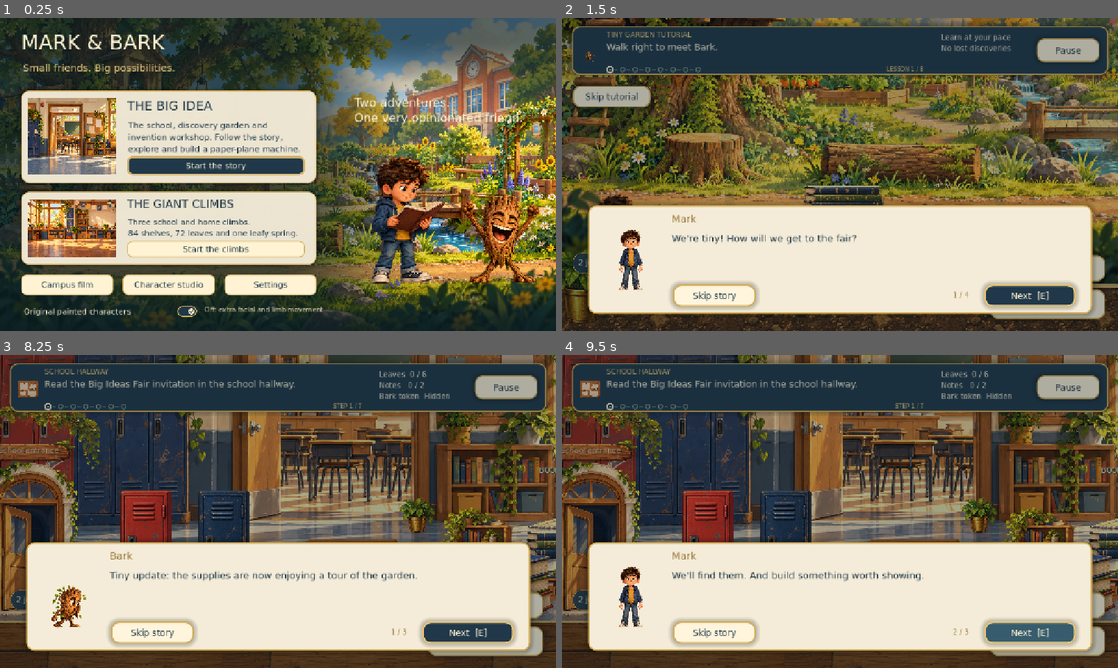
Above: before the commit, frames 1-4 (two rows, left to right).
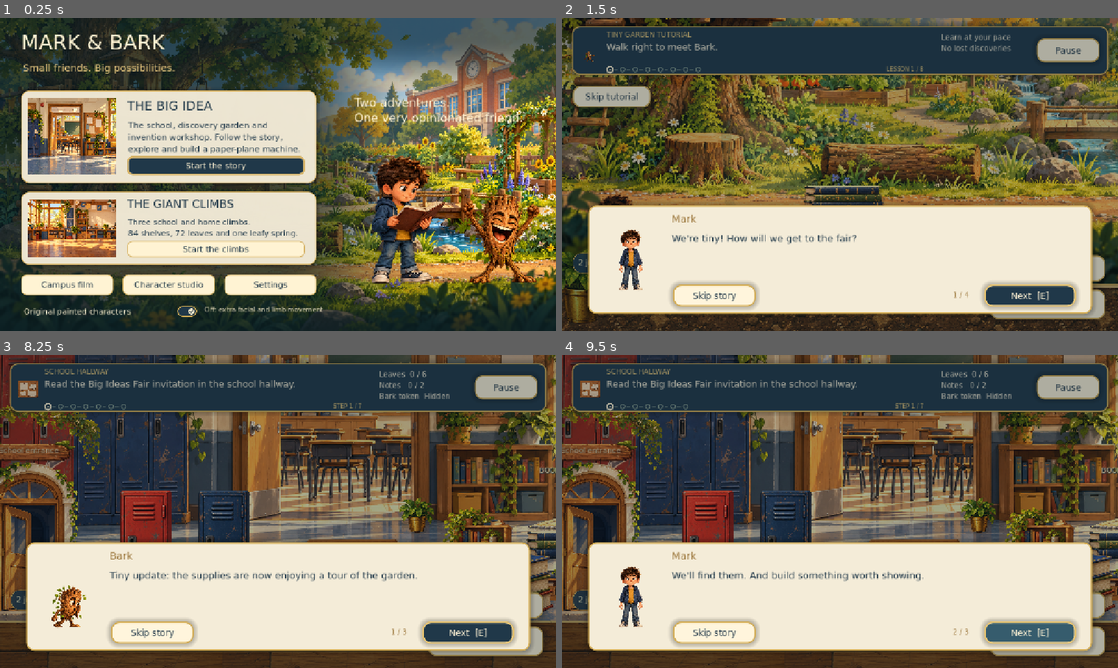
Above: after the commit, the same moments.

Repository: skhaze94-cloud/Mark-and-Bark
Game: Godot game, scene res://scenes/adventures.tscn
Two runs of this game, one before a commit and one after it. Both use one fixed random seed, a clock stepped at 60 frames per second and the inputs below.
Inputs:
- Up to frame 1 (0.25 s): no input
- Up to frame 2 (1.5 s): click "Start the story" at 0.5 s; click "Skip intro [E]" at 1.25 s
- Up to frame 3 (8.25 s): click "Skip story" at 2 s; click "Bark's hint [H]" at 2.75 s; click "Skip story" at 3.5 s; click "Notebook [N]" at 4.25 s; click "Where next?" at 5 s; click "Finish [E]" at 5.75 s; click "Pause" at 6.5 s; click "Restart checkpoint" at 7.25 s; click "Skip tutorial" at 8 s
- Up to frame 4 (9.5 s): click "Next [E]" at 8.75 s

The runs differ from the first frame. In frame 1, less than 0.1% of the frame differs, in the area x 71-92%, y 84-86%; in frame 2, 0.1%; in frame 3, 0.4%, in the area x 0-79%, y 16-54%; in frame 4, 0.4%.

Commit message:
Enrich upper-room backgrounds and complete menu shadow and accessibility polish

Diff:
--- a/scripts/adventures.gd
+++ b/scripts/adventures.gd
@@ -46,6 +46,11 @@
 	label(self,"Off: extra facial and limb movement",Rect2(470,660,350,28),15,"e3d9b9")
 	mark=Art.game_actor("young_actions_notebook");mark.position=Vector2(940,610);mark.scale=Vector2.ONE*.66;add_child(mark)
 	bark=Art.game_actor("bark_actions_cheer");bark.position=Vector2(1150,610);bark.scale=Vector2.ONE*.63;add_child(bark)
+	for actor in [mark,bark]:
+		var shadow=preload("res://scripts/prop_shadow.gd").new()
+		shadow.name="HomeContactShadow"+("Mark" if actor==mark else "Bark")
+		shadow.source=actor;shadow.anchor=actor.position;shadow.half_width=45 if actor==mark else 52
+		shadow.softness=8;shadow.opacity=.19;add_child(shadow);move_child(shadow,actor.get_index())
 	label(self,"Two adventures.\nOne very opinionated friend.",Rect2(815,178,405,100),27,"fff3d3")
 	music_player=AudioStreamPlayer.new();music_player.stream=preload("res://scripts/audio_loops.gd").stream("campus_music");music_player.volume_db=-80;add_child(music_player)
 	if music_player.stream:music_player.play()
--- a/scripts/mega_scenery.gd
+++ b/scripts/mega_scenery.gd
@@ -147,6 +147,22 @@
 	_glow(Vector2(1320 - drift, y - 440), Vector2(300, 290), Color(0.60, 0.77, 0.82, 0.065))
 	for x in [42, 1540]:
 		draw_line(Vector2(x, y - BAY_HEIGHT), Vector2(x, y), Color(0.35, 0.39, 0.34, 0.12), 3)
+	# The back wall retains a quiet painted surface all the way to the summit.
+	# Native oak grain is used as a faint pigment texture rather than a flat fill.
+	var grain_alpha: float = 0.085 if level == 2 else 0.065
+	draw_texture_rect(Art.tex("oak_floor"), Rect2(50, y - BAY_HEIGHT, 1500, BAY_HEIGHT), true, Color(0.72, 0.74, 0.62, grain_alpha))
+	if level == 0:
+		_recess(Rect2(355, y - 710, 890, 625), "c4c4ab" if zone < 2 else "c3ccbc", true)
+	elif level == 1:
+		_recess(Rect2(390, y - 700, 820, 590), "b4c5b8" if zone < 2 else "b8ccc0")
+	else:
+		_recess(Rect2(355, y - 700, 890, 600), "aaa995" if zone < 2 else "a4b1a5")
+	# A second, lighter grain pass keeps recesses textured as well.
+	draw_texture_rect(Art.tex("oak_floor"), Rect2(385, y - 675, 830, 550), true, Color(0.74, 0.77, 0.66, 0.048))
+	for n in range(8):
+		var mark_y: float = y - 55 - n * 89
+		var mark_x: float = 160.0 + float(posmod(bay * 43 + n * 109, 1160))
+		draw_line(Vector2(mark_x, mark_y), Vector2(mark_x + 92 + n * 7, mark_y - 2), Color(0.37, 0.46, 0.41, 0.035), 2, true)
 	# Small side mouldings never imply a new walkable shelf across the route.
 	for x in [45, 1175]:
 		box(Rect2(x, y - 9, 380, 17), "aa9976" if level != 2 else "90764f", 3)
@@ -164,7 +180,121 @@
 	sprite("school_props_bookcase", foot, size, alpha)
 	draw_line(foot + Vector2(-width * 0.49, -size - 9), foot + Vector2(width * 0.49, -size - 9), Color(0.99, 0.92, 0.71, 0.40), 3)
 
+func _recess(rect: Rect2, color: String, arched: bool = false) -> void:
+	var key: String = "recess:" + color + ":" + str(arched)
+	if not _styles.has(key):
+		var style: StyleBoxFlat = StyleBoxFlat.new()
+		style.bg_color = Color(color)
+		style.border_color = Color(color).darkened(0.085)
+		style.set_border_width_all(3)
+		style.corner_radius_top_left = 130 if arched else 18
+		style.corner_radius_top_right = 130 if arched else 18
+		style.corner_radius_bottom_left = 12
+		style.corner_radius_bottom_right = 12
+		style.shadow_color = Color(0.20, 0.28, 0.27, 0.085)
+		style.shadow_size = 18
+		style.shadow_offset = Vector2(9, 12)
+		_styles[key] = style
+	draw_style_box(_styles[key], rect)
+	draw_line(rect.position + Vector2(24, rect.size.y - 14), rect.end - Vector2(24, 14), Color(0.97, 0.94, 0.79, 0.26), 3, true)
+
+func _drawer_stack(rect: Rect2) -> void:
+	# A painted linen chest anchors the bedroom's smaller illustrated objects.
+	box(rect, "a6a284", 12)
+	var drawer_height: float = (rect.size.y - 26.0) / 3.0
+	for n in range(3):
+		var drawer: Rect2 = Rect2(rect.position + Vector2(12, 12 + n * drawer_height), Vector2(rect.size.x - 24, drawer_height - 7))
+		box(drawer, "b9b69a" if n % 2 == 0 else "afb296", 6, false)
+		for side in [0.30, 0.70]:
+			var knob: Vector2 = drawer.position + Vector2(drawer.size.x * side, drawer.size.y * 0.5)
+			draw_circle(knob + Vector2(1, 2), 5, Color(0.29, 0.34, 0.29, 0.17))
+			draw_circle(knob, 4, Color("dfce9b"))
+	draw_line(rect.position + Vector2(10, 5), rect.position + Vector2(rect.size.x - 10, 5), Color("d3ceb0"), 4, true)
+	draw_rect(rect.grow(9), Color(0.76, 0.81, 0.73, 0.14))
+
+func _library_backdrop(y: float, bay: int, zone: int) -> void:
+	var motif: int = posmod(bay + zone, 4)
+	var alpha: float = 0.49 if bay == 0 else 0.58
+	var tint: Color = Color(0.93, 0.96, 0.87)
+	if motif == 0 or motif == 2:
+		var offset: float = -35.0 if motif == 0 else 45.0
+		sprite("reading_nook_v3", Vector2(800 + offset, y - 135), 795 if zone == 0 else 750, alpha, true, tint)
+		sprite("collectibles_books", Vector2(1120 + offset, y - 140), 145, alpha + 0.06, true, tint)
+		if motif == 2:
+			sprite("school_props_plant", Vector2(470, y - 142), 150, alpha, true, tint)
+	else:
+		var case_x: float = 705.0 if motif == 1 else 875.0
+		sprite("school_props_bookcase", Vector2(case_x, y - 125), 565, alpha, true, tint)
+		var desk_x: float = 1080.0 if motif == 1 else 485.0
+		sprite("school_props_desk", Vector2(desk_x, y - 125), 305, alpha - 0.05, true, tint)
+		sprite("school_props_lamp", Vector2(desk_x - 55, y - 323), 125, alpha + 0.05, true, tint)
+		sprite("collectibles_books", Vector2(desk_x + 42, y - 323), 100, alpha, true, tint)
+		sprite("school_props_chair", Vector2(desk_x + 110, y - 120), 190, alpha - 0.08, true, tint)
+		_glow(Vector2(desk_x - 60, y - 408), Vector2(150, 135), Color(1.0, 0.91, 0.65, 0.10))
+	# Tall panel joints and a tiny framed plate read as built architecture,
+	# breaking the plain wall above the furniture without covering a route edge.
+	for x in [375, 1225]:
+		draw_line(Vector2(x, y - 650), Vector2(x, y - 115), Color(0.45, 0.49, 0.39, 0.14), 5, true)
+		draw_line(Vector2(x + 5, y - 644), Vector2(x + 5, y - 120), Color(0.98, 0.94, 0.77, 0.27), 2, true)
+
+func _bedroom_backdrop(y: float, bay: int, zone: int) -> void:
+	var motif: int = posmod(bay + zone, 3)
+	var tint: Color = Color(0.87, 0.95, 0.88)
+	var alpha: float = 0.43 if bay == 0 else 0.55
+	if motif == 0:
+		sprite("reading_nook_v3", Vector2(790, y - 145), 775, alpha, true, tint)
+		sprite("school_props_plant", Vector2(1110, y - 140), 180, alpha + 0.07, true, tint)
+		sprite("collectibles_books", Vector2(485, y - 140), 135, alpha + 0.02, true, tint)
+	elif motif == 1:
+		_drawer_stack(Rect2(445, y - 430, 475, 280))
+		sprite("school_props_plant", Vector2(820, y - 432), 175, alpha + 0.05, true, tint)
+		sprite("collectibles_books", Vector2(575, y - 432), 150, alpha + 0.08, true, tint)
+		sprite("school_props_bookcase", Vector2(1115, y - 145), 330, alpha, true, tint)
+		_picture(Vector2(560, y - 650), 0, 0.39)
+	else:
+		_wardrobe(Rect2(430, y - 655, 305, 510), 0.55)
+		sprite("school_props_desk", Vector2(1005, y - 145), 380, alpha, true, tint)
+		sprite("school_props_lamp", Vector2(925, y - 392), 145, alpha + 0.05, true, tint)
+		sprite("collectibles_books", Vector2(1050, y - 392), 135, alpha + 0.07, true, tint)
+		sprite("school_props_chair", Vector2(1140, y - 140), 220, alpha - 0.04, true, tint)
+		_glow(Vector2(915, y - 480), Vector2(145, 150), Color(1.0, 0.92, 0.69, 0.095))
+	# Short, low-contrast linen panels connect the clusters into one room.
+	for n in range(4):
+		var x: float = 415 + n * 195
+		draw_line(Vector2(x, y - 130), Vector2(x, y - 25), Color(0.39, 0.52, 0.46, 0.12), 3, true)
+	draw_line(Vector2(420, y - 25), Vector2(1180, y - 25), Color(0.95, 0.96, 0.84, 0.24), 3, true)
+
+func _attic_backdrop(y: float, bay: int, zone: int) -> void:
+	var motif: int = posmod(bay + zone, 4)
+	var tint: Color = Color(0.92, 0.92, 0.79)
+	var alpha: float = 0.44 if bay == 0 else 0.57
+	if motif == 2:
+		sprite("school_props_bookcase", Vector2(875, y - 125), 545, alpha - 0.02, true, tint)
+		sprite("school_props_desk", Vector2(485, y - 118), 350, alpha - 0.07, true, tint)
+		sprite("school_props_lamp", Vector2(425, y - 345), 130, alpha, true, tint)
+		sprite("collectibles_books", Vector2(540, y - 345), 105, alpha, true, tint)
+	else:
+		var desk_x: float = 815.0 + (55 if motif == 1 else -45 if motif == 3 else 0)
+		sprite("school_props_desk", Vector2(desk_x, y - 115), 595, alpha, true, tint)
+		# Native desktop artwork is 65% of the displayed width above its foot.
+		sprite("school_props_lamp", Vector2(desk_x - 155, y - 502), 165, alpha + 0.07, true, tint)
+		sprite("collectibles_books", Vector2(desk_x + 65, y - 502), 175, alpha + 0.05, true, tint)
+		sprite("collectibles_envelope", Vector2(desk_x + 190, y - 502), 115, alpha, true, tint)
+		sprite("school_props_chair", Vector2(desk_x + 260, y - 110), 265, alpha - 0.06, true, tint)
+		_glow(Vector2(desk_x - 165, y - 600), Vector2(170, 150), Color(1.0, 0.88, 0.59, 0.12))
+		if motif == 1:
+			sprite("school_props_bookcase", Vector2(455, y - 120), 290, alpha - 0.07, true, tint)
+	# Dusty crossbeams and their pale worn edges give the full-height back wall
+	# the same timber language as the nearer side rafters.
+	draw_line(Vector2(325, y - 715), Vector2(1275, y - 715), Color(0.39, 0.39, 0.30, 0.15), 19, true)
+	draw_line(Vector2(325, y - 721), Vector2(1275, y - 721), Color(0.89, 0.82, 0.62, 0.30), 3, true)
+	for x in [405, 1195]:
+		draw_line(Vector2(x + 5, y - 704), Vector2(x + 5, y - 20), Color(0.28, 0.33, 0.29, 0.08), 20, true)
+		draw_line(Vector2(x, y - 704), Vector2(x, y - 20), Color(0.54, 0.52, 0.39, 0.18), 14, true)
+		draw_line(Vector2(x - 4, y - 700), Vector2(x - 4, y - 25), Color(0.92, 0.85, 0.65, 0.25), 2, true)
+
 func _library_bay(y: float, bay: int, zone: int) -> void:
+	_library_backdrop(y, bay, zone)
 	var motif: int = posmod(bay, 4)
 	if zone == 0:
 		_bookcase(Vector2(224, y - 40), 360)
@@ -177,8 +307,6 @@
 		else:
 			_bookcase(Vector2(1375, y - 35), 390, 0.77)
 			_picture(Vector2(1150, y - 655), 0)
-		if motif == 2:
-			_picture(Vector2(695, y - 625), 1, 0.35)
 	elif zone == 1:
 		# Tall, quiet stacks give the middle archive a different silhouette.
 		_bookcase(Vector2(180, y - 40), 405, 0.72)
@@ -187,10 +315,6 @@
 		sprite("collectibles_books", Vector2(1280, y - 490), 155, 0.73)
 		sprite("school_props_lamp", Vector2(1450, y - 490), 115, 0.87)
 		_glow(Vector2(1435, y - 550), Vector2(170, 140), Color(1.0, 0.87, 0.56, 0.17))
-		if motif == 1:
-			sprite("school_props_bookcase", Vector2(805, y - 240), 390, 0.25, false, Color("a8b3a5"))
-		elif motif == 3:
-			sprite("school_props_noticeboard", Vector2(780, y - 330), 235, 0.39, false)
 	else:
 		# The roof library opens into pale windows and lower, lighter stacks.
 		var window_x: float = 100.0 if motif % 2 == 0 else 1220.0
@@ -217,6 +341,7 @@
 		draw_rect(rect.grow(10), Color(0.72, 0.78, 0.71, (1.0 - alpha) * 0.58))
 
 func _bedroom_bay(y: float, bay: int, zone: int) -> void:
+	_bedroom_backdrop(y, bay, zone)
 	var motif: int = posmod(bay, 4)
 	if zone == 0:
 		_picture(Vector2(140, y - 660), 2)
@@ -301,6 +426,7 @@
 		draw_circle(at + Vector2(cos(angle), sin(angle)) * 106, 3, Color("6e654f"))
 
 func _attic_bay(y: float, bay: int, zone: int) -> void:
+	_attic_backdrop(y, bay, zone)
 	var motif: int = posmod(bay, 4)
 	# Weathered boards stay in the sides; the climbing lane is a calm plaster wall.
 	for x in [55, 1260]:
--- a/scripts/scenery_planes.gd
+++ b/scripts/scenery_planes.gd
@@ -49,9 +49,7 @@
 
 func _process(delta: float) -> void:
 	var game=get_parent().get_parent()
-	if game.get("busy")==true:
-		queue_redraw();return
-	time+=delta
+	if game.get("busy")!=true:time+=delta
 	for piece in planes:
 		var sprite: Sprite2D=piece.sprite
 		sprite.position=piece.origin
--- a/tests/graphics_review.gd
+++ b/tests/graphics_review.gd
@@ -329,10 +329,15 @@
 		game.last_shelf = fixture[1] + 1
 		game.player.sprite.frozen = true
 		game.campus.bark.frozen = true
-		game.campus.bark.position.y = game.campus.support_y(game.campus.bark.position.x, at.y)
+		var bark_x = game.player.position.x - 75.0
+		game.campus.bark.position = Vector2(bark_x, game.campus.support_y(bark_x, game.player.position.y))
 		game.notice.hide()
 		game.notice_back.hide()
 		game.update_hud()
+		if fixture[1] >= 0:
+			game.context.text = ""
+			game.context.hide()
+			game.context_back.hide()
 		print("GRAPHICS FIXTURE: ", LEVEL_NAMES[level], "/", fixture[0], " feet=", at, " camera=", game.camera.position)
 		await capture(LEVEL_NAMES[level] + "_" + fixture[0])
 		check(game.campus.scenery.get_child_count() == child_count, LEVEL_NAMES[level] + " scenery stays bounded at " + fixture[0])
@@ -342,6 +347,9 @@
 			game.player.position = at
 	Progress.settings.touch = true
 	game.update_hud()
+	game.context.text = ""
+	game.context.hide()
+	game.context_back.hide()
 	await capture(LEVEL_NAMES[level] + "_touch")
 	Progress.settings.touch = false
 	check(Mega.runs == before, LEVEL_NAMES[level] + " screenshots preserve every leaf, quest and checkpoint")
@@ -419,7 +427,8 @@
 			story.player.position = fixture[1]
 			story.player.velocity = Vector2.ZERO
 			story.sync_room()
-			story.campus.bark.position.y = story.campus.support_y(story.campus.bark.position.x, fixture[1].y)
+			var bark_x = story.player.position.x - 75.0
+			story.campus.bark.position = Vector2(bark_x, story.campus.support_y(bark_x, story.player.position.y))
 			story.camera.position = story.campus.camera_target(fixture[1].x, fixture[1].y)
 			story.toast_panel.hide()
 			story.update_hud()
@@ -457,6 +466,15 @@
 		assets_present = assets_present and ResourceLoader.exists(path) and load(path) != null
 	check(assets_present and Art.missing_assets.is_empty(), "All registered paintings and native finish shaders resolve")
 	await transformed_shadow_fixture()
+	var home=load(Adventures.HOME).instantiate()
+	add_child(home)
+	await ticks(4)
+	for pair in [[home.mark,"Mark"],[home.bark,"Bark"]]:
+		var contact=home.get_node_or_null("HomeContactShadow"+pair[1])
+		check(is_instance_valid(contact) and contact.source==pair[0] and not contact.follows and contact.anchor==pair[0].position,"Opening menu "+pair[1]+" retains a world-anchored contact shadow")
+	await home.drain_audio()
+	home.queue_free()
+	await ticks(3)
 	var retained_story = Progress.data.duplicate(true)
 	game = load(Adventures.CLIMBS).instantiate()
 	add_child(game)
